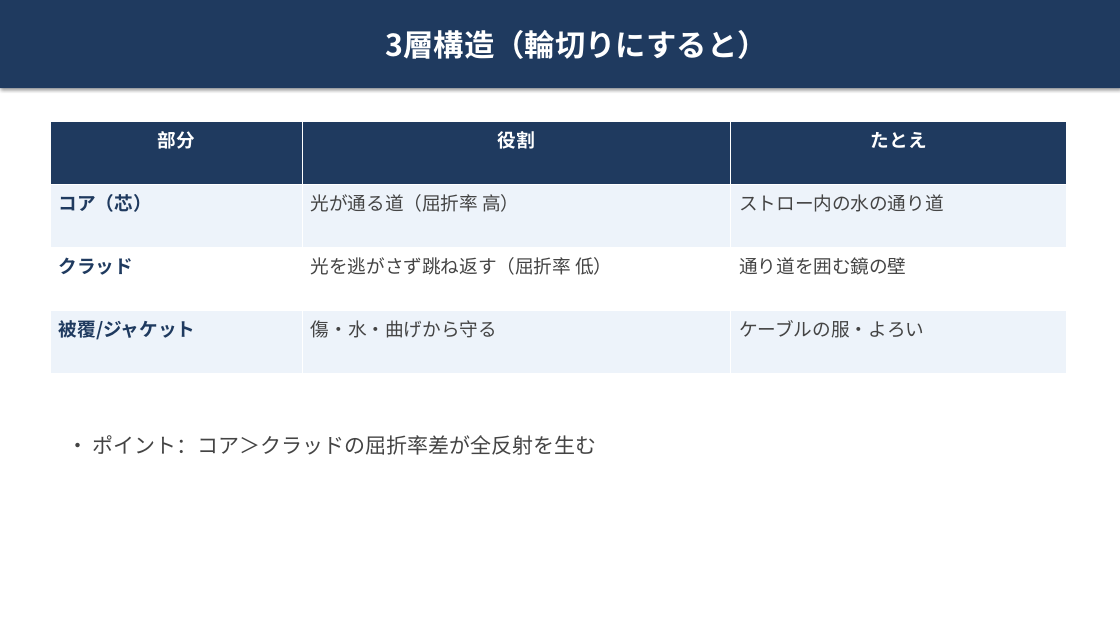
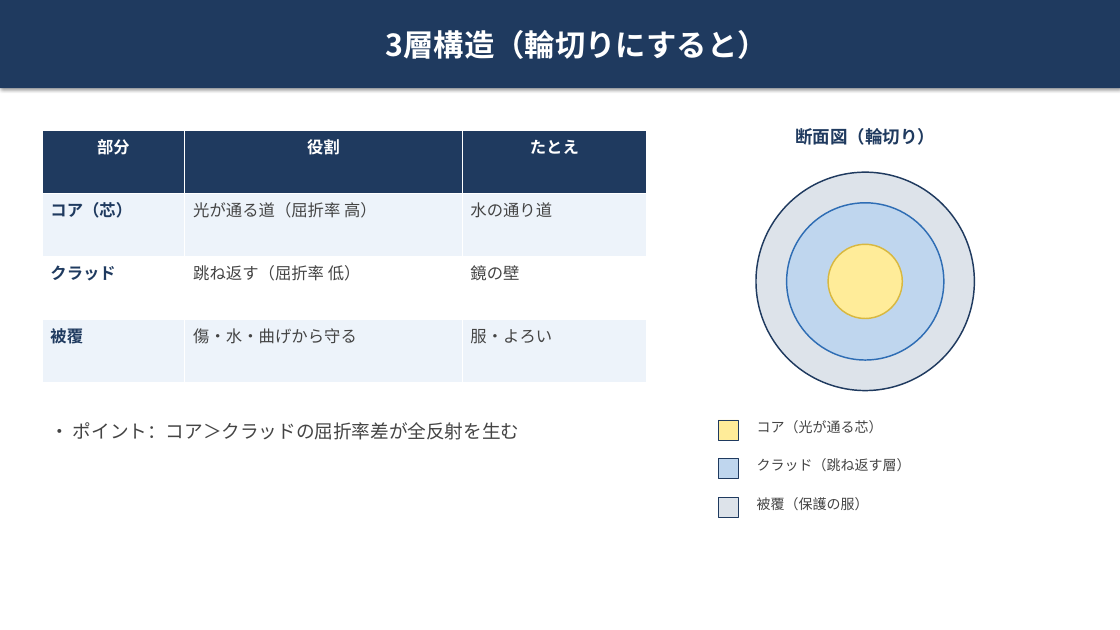
Before and after one commit to tomoyuki0512-hub/test-repository, a slide deck: slide 7 of presentations/optical-fiber-presentation.pptx. Drawn at 1120x630 pixels with LibreOffice and Linux fonts; fonts in the diff are those of the drawing. Boxes give left, top, right and bottom in pixels: in the first picture for what was removed or moved away, otherwise in the second. Text is boxed around its words. In the diff, an @@ line names an element or a change of style, - is before the commit and + after.

```diff
--- a/presentations/optical-fiber-presentation.pptx
+++ b/presentations/optical-fiber-presentation.pptx
@@ table at [42, 130, 647, 382] @@
-row 2, column 3: ストロー内の水の通り道
+row 2, column 3: 水の通り道
-row 3, column 2: 光を逃がさず跳ね返す（屈折率 低）
+row 3, column 2: 跳ね返す（屈折率 低）
-row 3, column 3: 通り道を囲む鏡の壁
+row 3, column 3: 鏡の壁
-row 4, column 1: 被覆/ジャケット
+row 4, column 1: 被覆
-row 4, column 3: ケーブルの服・よろい
+row 4, column 3: 服・よろい
@@ size 16 to 14 pt in "部分", "役割", "たとえ", "コア（芯）" and 3 more places @@
@@ table: place and size @@
-table at [50, 122, 1067, 374]
+table at [42, 130, 647, 382]
@@ text added at [795, 128, 935, 145], 15 pt, text #1F3A5F, bold @@
+断面図（輪切り）
@@ ellipse added at [756, 172, 975, 391], fill #DDE3EA, outline #1F3A5F 1.25 pt @@
@@ ellipse added at [786, 202, 944, 360], fill #BFD6EE, outline #2E6DB4 1.25 pt @@
@@ ellipse added at [828, 245, 902, 318], fill #FFEC99, outline #D8B840 1.25 pt @@
@@ text "• ポイント：コア＞クラッドの屈折率差が全反射を生む": place and size @@
-text "• ポイント：コア＞クラッドの屈折率差が全反射を生む" at [93, 435, 597, 455]
+text "• ポイント：コア＞クラッドの屈折率差が全反射を生む" at [73, 422, 519, 440]
@@ text "• ポイント：コア＞クラッドの屈折率差が全反射を生む" at [73, 422, 519, 440]: size 18 to 16 pt @@
@@ rectangle added at [718, 420, 739, 440], fill #FFEC99, outline #1F3A5F 0.5 pt @@
@@ text added at [757, 420, 883, 433], 12 pt, text #444444 @@
+コア（光が通る芯）
@@ rectangle added at [718, 459, 739, 479], fill #BFD6EE, outline #1F3A5F 0.5 pt @@
@@ text added at [757, 458, 911, 471], 12 pt, text #444444 @@
+クラッド（跳ね返す層）
@@ rectangle added at [718, 497, 739, 518], fill #DDE3EA, outline #1F3A5F 0.5 pt @@
@@ text added at [757, 497, 869, 510], 12 pt, text #444444 @@
+被覆（保護の服）
```
Also in this commit, not shown: 1 other slide changed, 1 other file.
